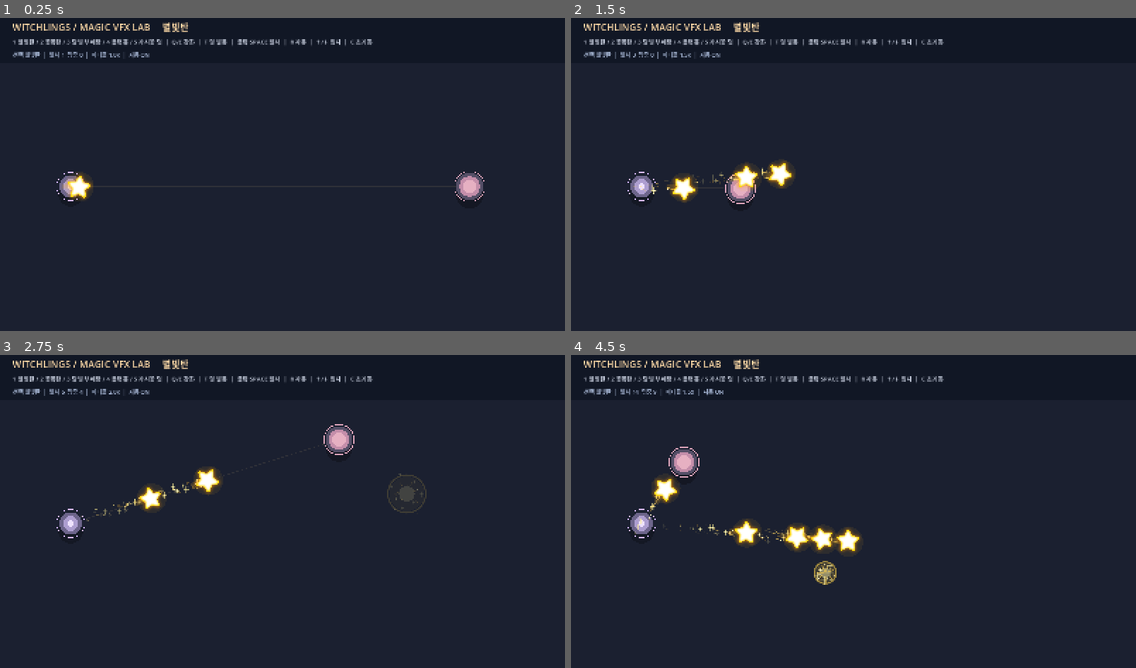
Above: before the commit, frames 1-4 (two rows, left to right).
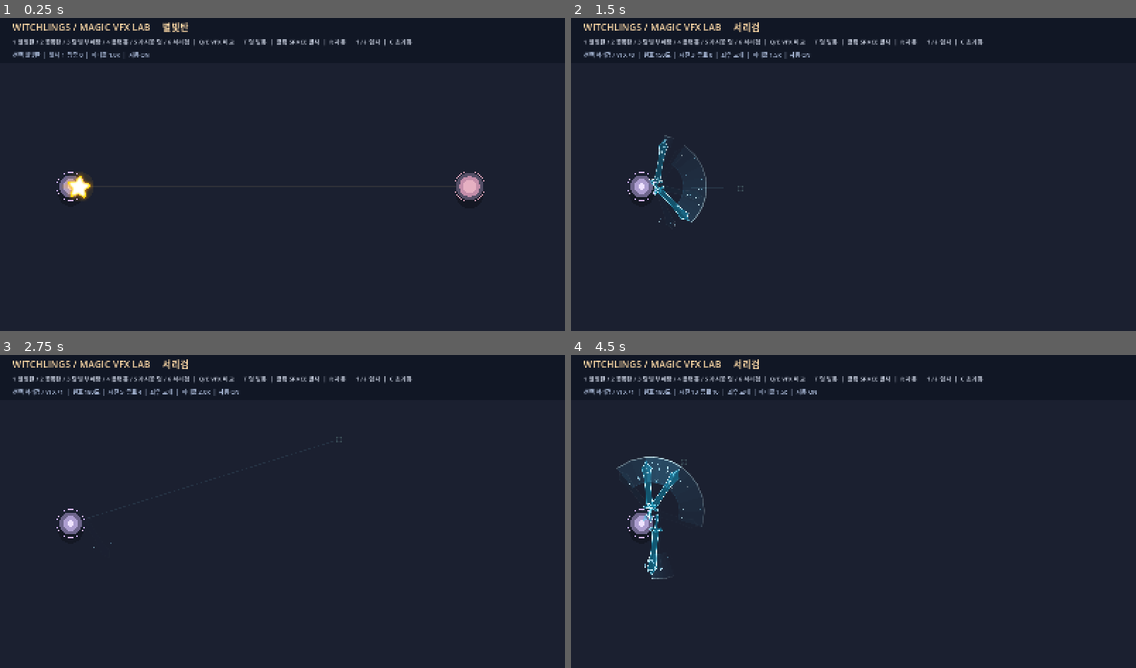
Above: after the commit, the same moments.

Repository: LittleEvasn/Test-Room
Game: Godot game, scene res://scenes/main.tscn
Same seed, same stepped clock (60 frames per second), same inputs: the game is played once before the commit and once after it.
Inputs (mouse positions are in pixels of both pictures, inside the frame that each line leads up to):
- Up to frame 1 (0.25 s): no input
- Up to frame 2 (1.5 s): tap Enter at 0.5 s; move the mouse to (977, 155) at 0.52 s; hold Up 0.53-1.25 s; tap 6 at 0.6 s; click (977, 155) at 0.67 s; tap Space at 0.77, 1.07 s; tap C at 0.8 s; drag from (740, 187) to (825, 237) at 1.27 s
- Up to frame 3 (2.75 s): move the mouse to (339, 439) at 2.02 s; hold Up from 2.03 s (still down); tap Q at 2.1 s; click (339, 439) at 2.17 s; tap E at 2.3 s
- Up to frame 4 (4.5 s): release Up at 2.75 s; drag from (825, 574) to (684, 461) at 2.77 s; move the mouse to (1023, 558) at 3.52 s; hold Down 3.53-4.25 s; tap Space at 3.6, 3.77, 4.07 s; click (1023, 558) at 3.67 s; tap 6 at 3.8 s; drag from (684, 461) to (768, 430) at 4.27 s

The runs differ from the first frame. In frame 1, 0.5% of the frame differs, in the area x 29-73%, y 6-10%; in frame 2, 2.8%; in frame 3, 2.2%; in frame 4, 4.1%, in the area x 4-73%, y 1-74%.

Commit message:
Wire uploaded Ice Sword visual preview to key 6 without changing existing magic or gameplay

Diff:
--- a/scripts/main.gd
+++ b/scripts/main.gd
@@ -1,5 +1,5 @@
 extends Node2D
-## 별빛탄/꽃폭탄/달빛 부메랑/블랙홀/가시꽃 덫 VFX 독립 실험실. 본게임과 별개다.
+## 별빛탄/꽃폭탄/달빛 부메랑/블랙홀/가시꽃 덫/서리검 VFX 독립 실험실. 본게임과 별개다.
 
 const BOLT_SCRIPT = preload("res://scripts/star_bolt.gd")
 const IMPACT_SCRIPT = preload("res://scripts/impact_burst.gd")
@@ -9,6 +9,7 @@
 const MOON_HIT_SCRIPT = preload("res://scripts/moon_hit_burst.gd")
 const BLACK_HOLE_SCRIPT = preload("res://scripts/vortex_black_hole.gd")
 const THORN_SCRIPT = preload("res://scripts/thorn_trap.gd")
+const ICE_SWORD_SCRIPT = preload("res://scripts/ice_sword_vfx.gd")
 
 const SCREEN_SIZE := Vector2(1600.0, 900.0)
 const START_POINT := Vector2(200.0, 490.0)
@@ -22,7 +23,7 @@
 var particle_multiplier := 1.0
 var fired_count := 0
 var impact_count := 0
-var selected_spell := 0 # 0 별빛탄 / 1 꽃폭탄 / 2 달빛 부메랑 / 3 블랙홀 / 4 가시꽃 덫
+var selected_spell := 0 # 0 별빛탄 / 1 꽃폭탄 / 2 달빛 부메랑 / 3 블랙홀 / 4 가시꽃 덫 / 5 서리검
 var bloom_rank := 0
 var black_hole_rank := 0
 var black_hole_ticks := 0
@@ -31,6 +32,9 @@
 var thorn_deploys := 0
 var thorn_triggers := 0
 var thorn_finished := 0
+var ice_sword_rank := 0
+var ice_sword_swings := 0
+var ice_sword_finished := 0
 
 var title_label: Label
 var info_label: Label
@@ -45,7 +49,7 @@
 	if autofire:
 		fire_clock -= delta
 		if fire_clock <= 0.0:
-			fire_clock = 5.2 if selected_spell == 3 else (2.6 if selected_spell == 4 else fire_interval)
+			fire_clock = 5.2 if selected_spell == 3 else (2.6 if selected_spell == 4 else (1.15 if selected_spell == 5 else fire_interval))
 			shoot()
 	var spell_name := _spell_name()
 	if selected_spell == 3:
@@ -68,6 +72,11 @@
 			spell_name, thorn_rank, float(THORN_SCRIPT.RADII[thorn_rank]),
 			fired_count, rolling, opening, armed, thorn_triggers, thorn_finished
 		]
+	elif selected_spell == 5:
+		status_label.text = "선택 %s / VFX +%d  |  원호 %.0f도  |  시전 %d  종료 %d  |  좌우 교대  |  파티클 %.1fx  |  자동 %s" % [
+			spell_name, ice_sword_rank, float(ICE_SWORD_SCRIPT.SCATTERS[ice_sword_rank]),
+			ice_sword_swings, ice_sword_finished, particle_multiplier, "ON" if autofire else "OFF"
+		]
 	else:
 		var rank_str := "" if selected_spell != 1 else "  |  꽃폭탄 +%d (폭발 반경 %.0f)" % [bloom_rank, BLOOM_RADII[bloom_rank]]
 		status_label.text = "선택 %s%s  |  발사 %d  명중 %d  |  파티클 %.1fx  |  자동 %s" % [
@@ -76,7 +85,7 @@
 	queue_redraw()
 
 func shoot(replace_hole: bool = false) -> void:
-	var active_count := get_tree().get_nodes_in_group("vfx_bolt …(175 unchanged characters)… ).get_nodes_in_group("vfx_thorn").size()
+	var active_count := get_tree().get_nodes_in_group("vfx_bolt …(175 unchanged characters)… ).get_nodes_in_group("vfx_thorn").size() + get_tree().get_nodes_in_group("vfx_ice_sword").size()
 	if active_count >= 50:
 		return
 	if selected_spell == 0:
@@ -114,6 +123,14 @@
 		hole.add_to_group("vfx_hole")
 		hole.pulsed.connect(_on_black_hole_pulse)
 		hole.vanished.connect(_on_black_hole_vanished)
+	elif selected_spell == 5:
+		# Pure animation preview: no enemy, status effects, hitbox or spell combat.
+		var sword = ICE_SWORD_SCRIPT.new()
+		sword.configure(START_POINT, target_point, particle_multiplier, ice_sword_rank, ice_sword_swings)
+		add_child(sword)
+		sword.add_to_group("vfx_ice_sword")
+		sword.finished.connect(_on_ice_sword_finished)
+		ice_sword_swings += 1
 	else:
 		# Unlike the black-hole preview, multiple deployed thorn traps are allowed.
 		if get_tree().get_nodes_in_group("vfx_thorn").size() >= 12:
@@ -159,6 +176,9 @@
 
 func _on_black_hole_vanished(_point: Vector2) -> void:
 	black_hole_finished += 1
+
+func _on_ice_sword_finished(_point: Vector2) -> void:
+	ice_sword_finished += 1
 
 func _on_thorn_deployed(_point: Vector2, _radius: float) -> void:
 	thorn_deploys += 1
@@ -194,6 +214,7 @@
 		2: return "달빛 부메랑"
 		3: return "소용돌이 씨앗(블랙홀)"
 		4: return "가시꽃 덫"
+		5: return "서리검"
 	return "미지의 마법"
 
 func _unhandled_input(event: InputEvent) -> void:
@@ -221,6 +242,9 @@
 			KEY_5, KEY_KP_5:
 				selected_spell = 4
 				_update_title()
+			KEY_6, KEY_KP_6:
+				selected_spell = 5
+				_update_title()
 			KEY_Q:
 				if selected_spell == 3:
 					black_hole_rank = maxi(0, black_hole_rank - 1)
@@ -228,6 +252,8 @@
 					bloom_rank = maxi(0, bloom_rank - 1)
 				elif selected_spell == 4:
 					thorn_rank = maxi(0, thorn_rank - 1)
+				elif selected_spell == 5:
+					ice_sword_rank = maxi(0, ice_sword_rank - 1)
 			KEY_E:
 				if selected_spell == 3:
 					black_hole_rank = mini(3, black_hole_rank + 1)
@@ -235,6 +261,8 @@
 					bloom_rank = mini(3, bloom_rank + 1)
 				elif selected_spell == 4:
 					thorn_rank = mini(3, thorn_rank + 1)
+				elif selected_spell == 5:
+					ice_sword_rank = mini(3, ice_sword_rank + 1)
 			KEY_SPACE:
 				shoot(true)
 			KEY_T:
@@ -246,7 +274,7 @@
 			KEY_DOWN, KEY_MINUS, KEY_KP_SUBTRACT:
 				particle_multiplier = maxf(0.0, particle_multiplier - 0.5)
 			KEY_C:
-				for group_name in ["vfx_bolt", "vfx_bloom", "vfx_moon", "vfx_hole", "vfx_thorn"]:
+				for group_name in ["vfx_bolt", "vfx_bloom", "vfx_moon", "vfx_hole", "vfx_thorn", "vfx_ice_sword"]:
 					for projectile in get_tree().get_nodes_in_group(group_name):
 						projectile.queue_free()
 				# 이미 생성된 폭발은 자연스럽게 사라진다.
@@ -257,6 +285,8 @@
 				thorn_deploys = 0
 				thorn_triggers = 0
 				thorn_finished = 0
+				ice_sword_swings = 0
+				ice_sword_finished = 0
 
 func _draw() -> void:
 	draw_rect(Rect2(Vector2.ZERO, SCREEN_SIZE), Color("1b2030"), true)
@@ -265,7 +295,7 @@
 	for y in range(140, 901, 80):
 		draw_line(Vector2(0, y), Vector2(1600, y), Color(0.62, 0.70, 0.9, 0.065), 1.0)
 
-	var aiming_color := Color("ffd98e") if selected_spell == 0 else (Color("f4a6c4") if selected_spell == 1 else (Color("c6b7ff") if selected_spell == 2 else (Color("a38cff") if selected_spell == 3 else Color("ecadd2"))))
+	var aiming_color := Color("ffd98e") if selected_spell == 0 else (Color("f4a6c4") if selected_spell == 1 else (Color("c6b7ff") if selected_spell == 2 else (Color("a38cff") if selected_spell == 3 else (Color("ecadd2") if selected_spell == 4 else Color("8ceaff")))))
 	draw_line(START_POINT, target_point, Color(aiming_color, 0.09), 2.0)
 	draw_circle(START_POINT + Vector2(0, 22), 35.0, Color(0, 0, 0, 0.24))
 	draw_circle(START_POINT, 32.0, Color("6d658b"))
@@ -282,7 +312,7 @@
 		if selected_spell == 1:
 			draw_arc(target_point, BLOOM_RADII[bloom_rank], 0.0, TAU, 64, Color(1.0, 0.65, 0.75, 0.28), 1.5, true)
 	else:
-		# 블랙홀과 가시꽃 덫 위로 분홍색 표적 모형을 그리지 않는다.
+		# 블랙홀/가시꽃/서리검에는 분홍색 표적 모형을 그리지 않는다.
 		draw_arc(target_point, 8.0, 0.0, TAU, 24, Color(0.58, 0.80, 0.77, 0.28), 1.5, true)
 
 func _create_hud() -> void:
@@ -302,7 +332,7 @@
 	_update_title()
 
 	info_label = Label.new()
-	info_label.text = "1 별빛탄 / 2 꽃폭탄 / 3 달빛 부메랑 / 4 블랙홀 / 5 가시꽃 덫  |  Q/E 강화  |  T 덫 발동  |  클릭·SPACE 발사  |  R 자동  |  ↑/↓ 입자  |  C 초기화"
+	info_label.text = "1 별빛탄 / 2 꽃폭탄 / 3 달빛 부메랑 / 4 블랙홀 / 5 가시꽃 덫 / 6 서리검  |  Q/E VFX 비교  |  T 덫 발동  |  클릭·SPACE 발사  |  R 자동  |  ↑/↓ 입자  |  C 초기화"
 	info_label.position = Vector2(36, 66)
 	info_label.add_theme_font_size_override("font_size", 17)
 	info_label.add_theme_color_override("font_color", Color("c9d0e0"))
